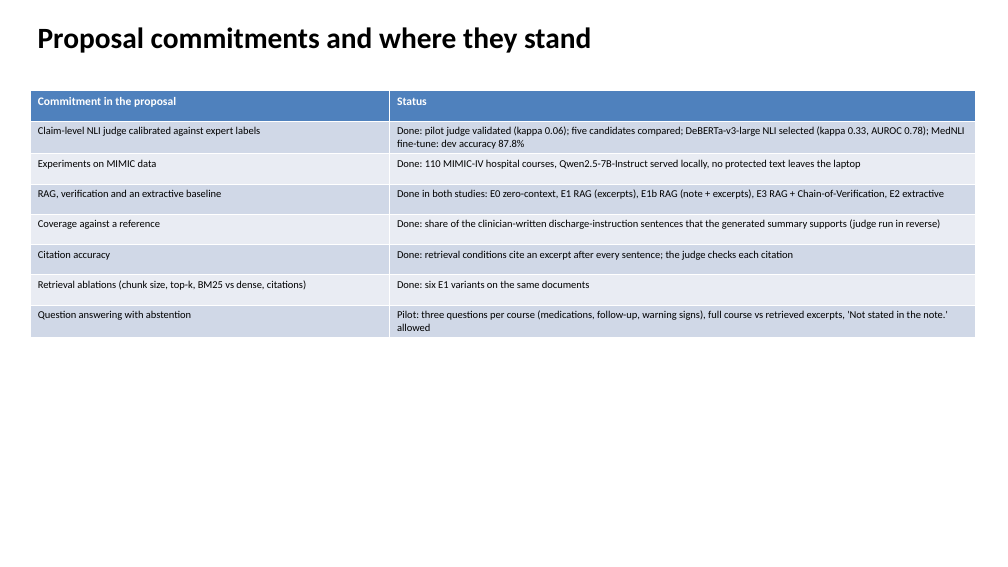
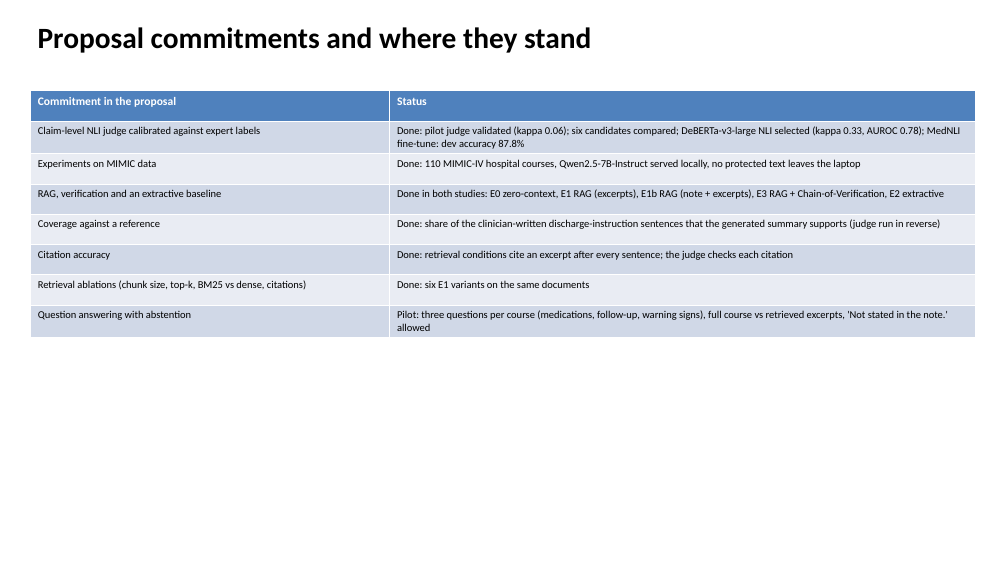
Before and after one commit to slay-a/medical-hallucination-eval, a slide deck: slide 3 of deliverables/Progress_Slides_Fall2026.pptx. Drawn at 1008x567 pixels with LibreOffice and Linux fonts; fonts in the diff are those of the drawing. Boxes give left, top, right and bottom in pixels: in the first picture for what was removed or moved away, otherwise in the second. Text is boxed around its words. In the diff, an @@ line names an element or a change of style, - is before the commit and + after.

```diff
--- a/deliverables/Progress_Slides_Fall2026.pptx
+++ b/deliverables/Progress_Slides_Fall2026.pptx
@@ table at bbox=[30, 91, 975, 335] @@
-row 2, column 2: Done: pilot judge validated (kappa 0.06); five candidates compared; DeBERTa-v3-large NLI selected (kappa 0.33, AUROC 0.78); MedNLI fine-tune: dev accuracy 87.8%
+row 2, column 2: Done: pilot judge validated (kappa 0.06); six candidates compared; DeBERTa-v3-large NLI selected (kappa 0.33, AUROC 0.78); MedNLI fine-tune: dev accuracy 87.8%
```
Also in this commit, not shown: 3 other slides changed, 9 other files.
